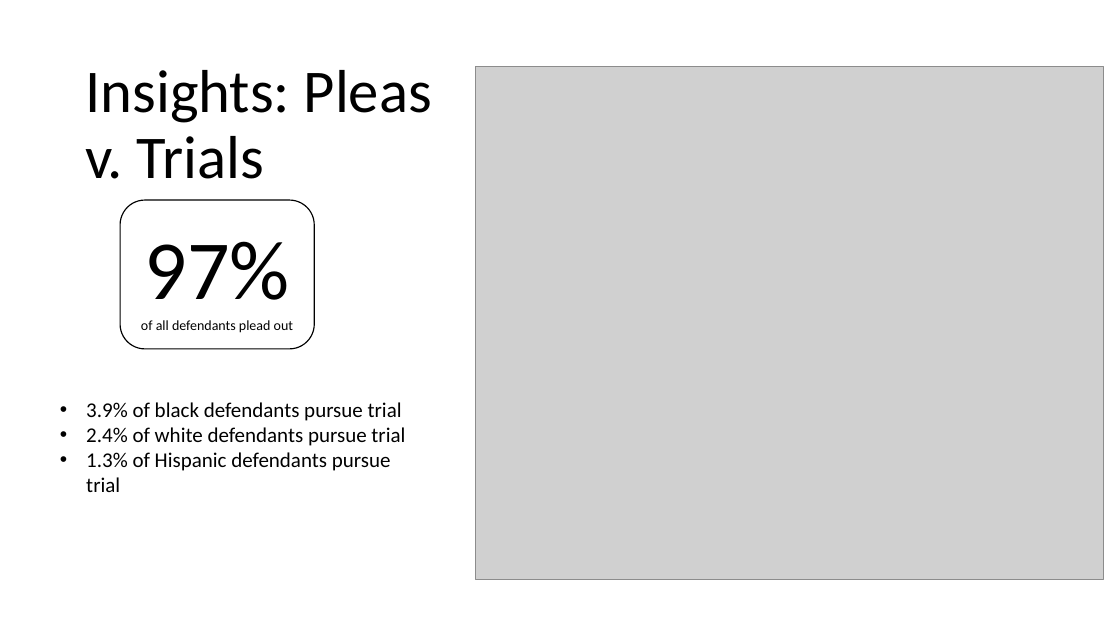
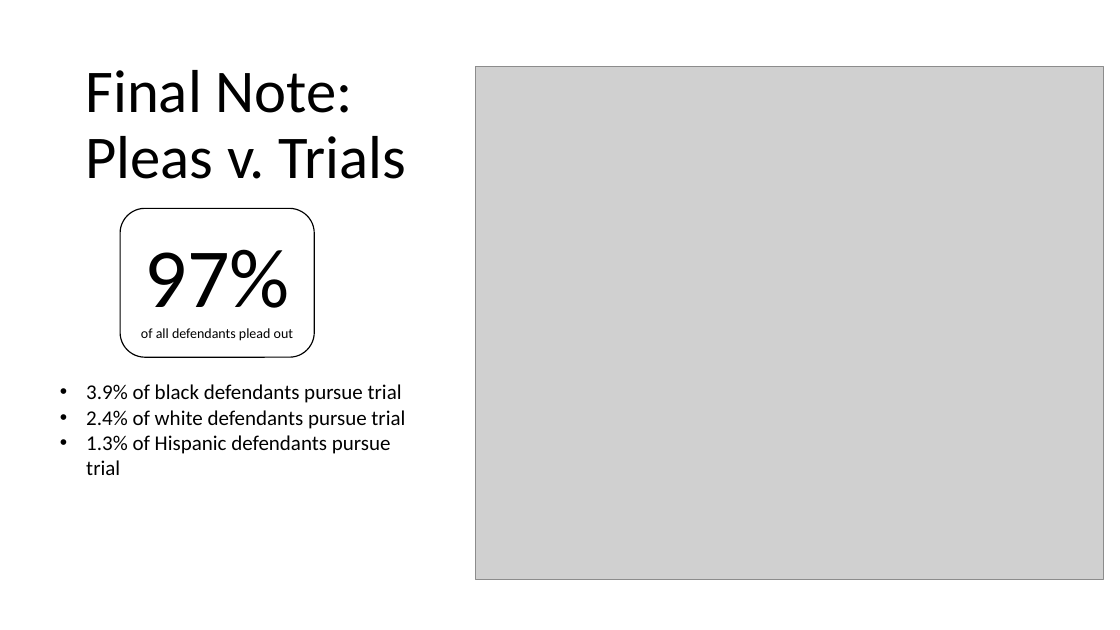
Before and after one commit to jenwhitson/sentencing_project, a slide deck: slide 24 of Presentation.pptx (slide 18 before the commit). Drawn at 1120x630 pixels with LibreOffice and Linux fonts; fonts in the diff are those of the drawing; grey boxes stand for pictures. Boxes give left, top, right and bottom in pixels: in the first picture for what was removed or moved away, otherwise in the second. Text is boxed around its words. In the diff, an @@ line names an element or a change of style, - is before the commit and + after.

```diff
--- a/Presentation.pptx
+++ b/Presentation.pptx
@@ title at [85,70,406,179]: text changed @@
-Insights: Pleas v. Trials
+Final Note: Pleas v. Trials
@@ rounded rectangle "97%": place and size @@
-rounded rectangle "97%" at [120,200,314,349]
+rounded rectangle "97%" at [120,208,314,357]
@@ text "3.9% of black defendants pursue ...": place and size @@
-text "3.9% of black defendants pursue ..." at [86,402,405,492]
+text "3.9% of black defendants pursue ..." at [86,384,405,475]
```
Also in this commit, not shown: 10 other slides changed, 1 slide added, 1 slide removed.
